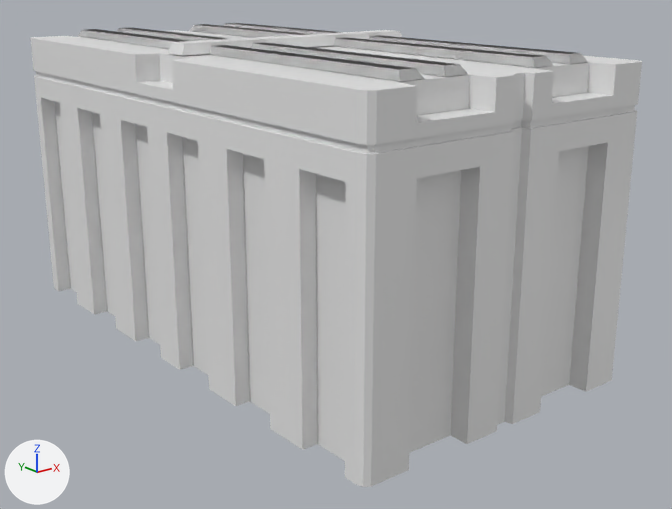
Renders of the Blender file Blender/Props/Props_Mapa_02/CajaMilitar/Archive/CajaMilitar.blend from each side of a commit.
One viewpoint serves both versions: a 50 mm lens placed at (-4.08, -3.93, 2.24), pointed at (-0.64, 0.37, 0.53). The axes (+X, +Y, +Z) are drawn at lower left. The lights are the same throughout. The older version comes first.

Script lines for the objects in view, before the commit:
```python
me_cube = bpy.data.meshes.new('Cube')
me_cube.from_pydata(...)  # 637 vertices, 564 faces; spans x -1.69..0.18, y -1.14..2.38, z 0.0..1.77
me_cube_003 = bpy.data.meshes.new('Cube.003')
me_cube_003.from_pydata(...)  # 236 vertices, 217 faces; spans x -0.53..0.425, y -0.681..0.681, z 1.481..1.534
ob_cube = bpy.data.objects.new('Cube', me_cube)
ob_cube.location = (0.0, 0.0, 0.0)
ob_cube_003 = bpy.data.objects.new('Cube.003', me_cube_003)
ob_cube_003.location = (-0.753, 0.618, 0.009)
ob_cube_003.scale = (1.51, 2.38, 1.19)
_m = ob_cube_003.modifiers.new('Mirror', 'MIRROR')
_m.use_axis = (True, True, False)
_m.use_clip = True
```
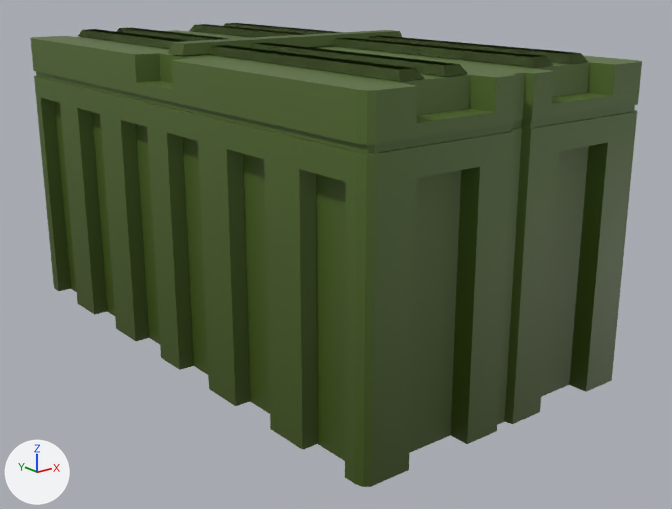
Where the change shows, as pixel boxes (x1, y1, x2, y2) in the pictures (672 x 509 px):
'Cube', recoloured, surface changed (white to green): (30, 30, 642, 487) in both
'Cube.003', recoloured (white to green): (78, 23, 588, 81) in both

The change in detail:
Picture 'Gradient Pallete.png' (img_gradient_pallete_png) is new.
Material 'Material' (mat_material) is new.
Its texture is img_gradient_pallete_png.
me_cube has 637 vertices, 564 faces and spans x -1.69..0.18, y -1.14..2.38, z 0.0..1.77.
me_cube is used by ob_cube; location (0.0, 0.0, 0.0).
me_cube part 1: texture (UV) coordinates of 564 of 564 faces, centred in x -1.69..0.18, y -1.14..2.38, z 0.69..1.77, changed; they spanned u 0.0..0.88, v 0.0..1.0 and now span u 0.34..0.36, v 0.89..0.99.
me_cube gains material mat_material (picture img_gradient_pallete_png).
me_cube_003 has 236 vertices, 217 faces and spans x -0.53..0.425, y -0.681..0.681, z 1.481..1.534.
me_cube_003 gains material mat_material (picture img_gradient_pallete_png).
